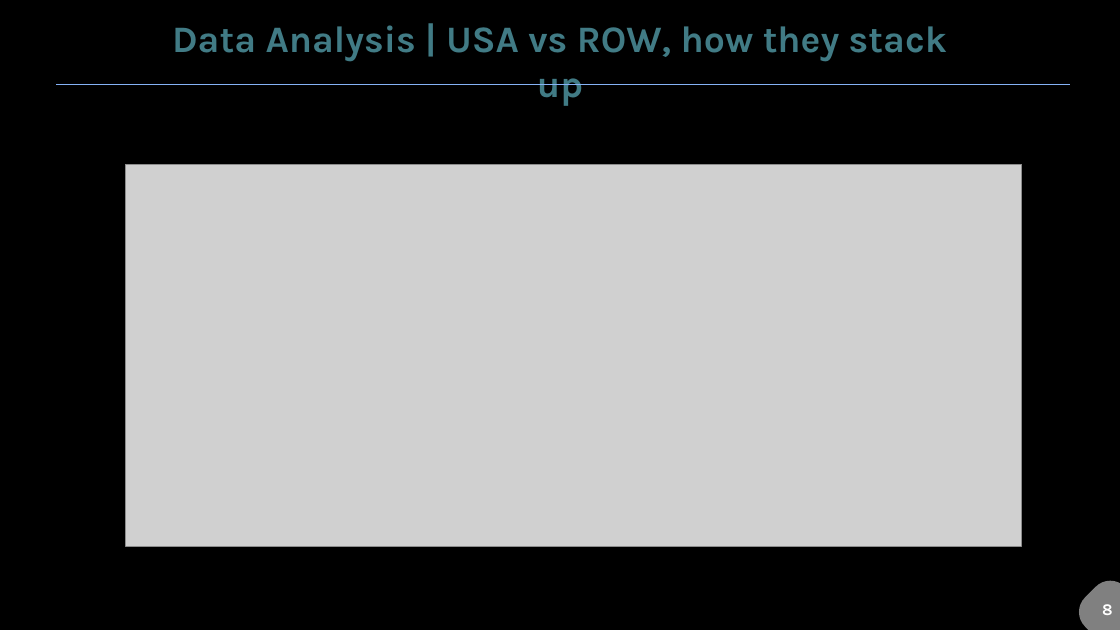
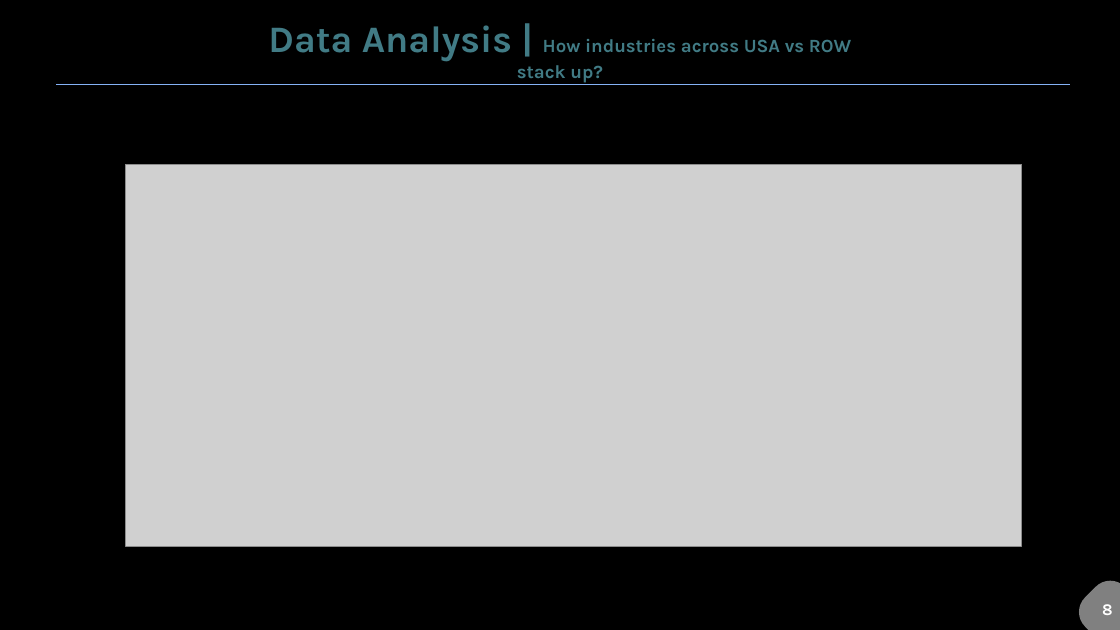
Before and after one commit to nidhi0684/Project1-Layoffs-Analysis, a slide deck: slide 8 of NidhiOjha-Project1-Covid19_Layoffs.pptx. Drawn at 1120x630 pixels with LibreOffice and Linux fonts; fonts in the diff are those of the drawing; grey boxes stand for pictures. Boxes give left, top, right and bottom in pixels: in the first picture for what was removed or moved away, otherwise in the second. Text is boxed around its words. In the diff, an @@ line names an element or a change of style, - is before the commit and + after.

```diff
--- a/NidhiOjha-Project1-Covid19_Layoffs.pptx
+++ b/NidhiOjha-Project1-Covid19_Layoffs.pptx
@@ text at bbox=[268, 25, 851, 83]: text changed; size 32 to 16 pt @@
-Data Analysis | USA vs ROW, how they stack up
+Data Analysis | How industries across USA vs ROW stack up?
```
Also in this commit, not shown: 4 other slides changed.
